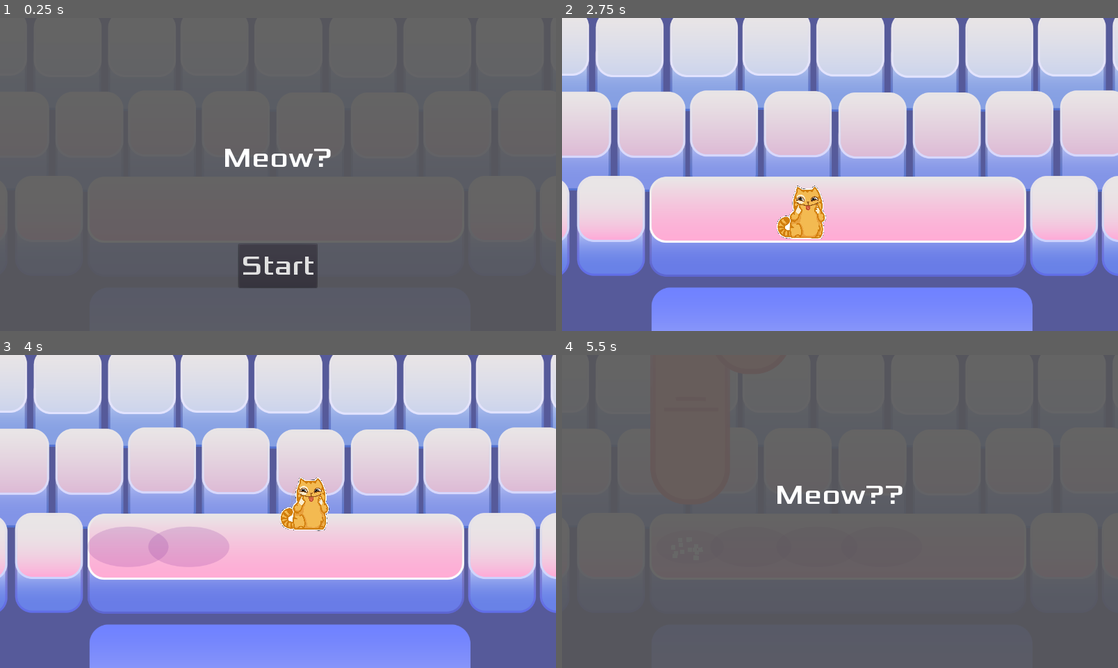
Above: before the commit, frames 1-4 (two rows, left to right).
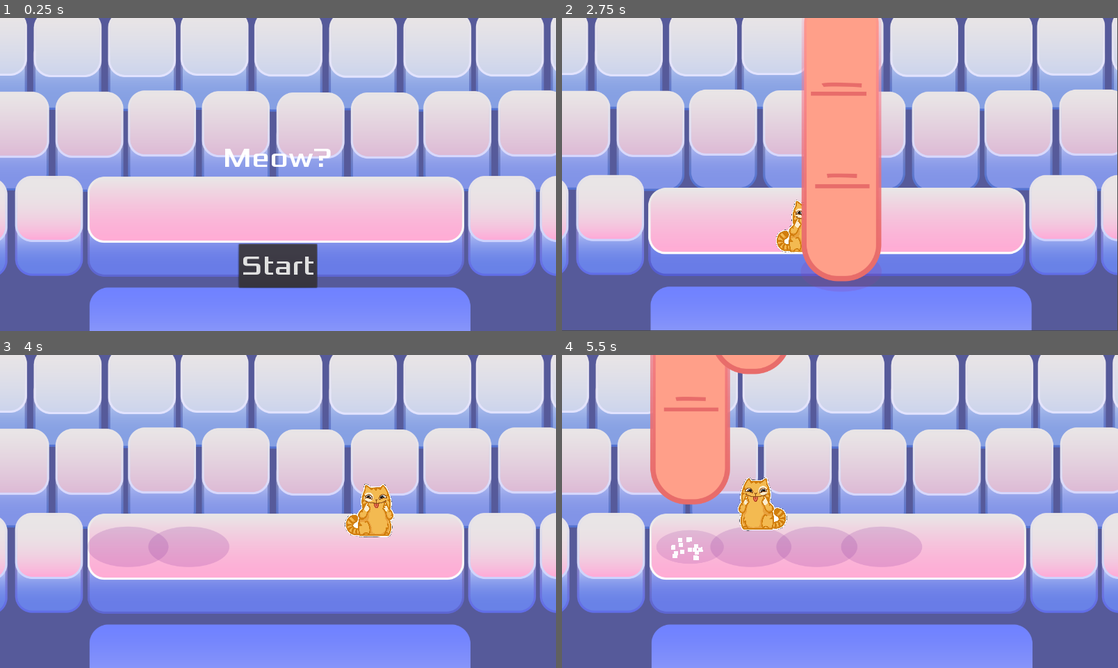
Above: after the commit, the same moments.

Repository: gameraccoon/ludum-dare-54-v2
Game: Godot game, scene res://Main.tscn
Two runs of this game, one before a commit and one after it. Both use one fixed random seed, a clock stepped at 60 frames per second and the inputs below.
Inputs (mouse positions are in pixels of both pictures, inside the frame that each line leads up to):
- Up to frame 1 (0.25 s): no input
- Up to frame 2 (2.75 s): click "Start" at 0.5 s; tap Enter (start_game) at 1.25 s; move the mouse to (962, 158) at 1.27 s; hold Right (move_right) 1.28-2.03 s; hold Shift (Dash) 1.28-2.03 s; click (962, 158) at 1.42 s; tap Space (space, bound only after the commit) at 1.55, 2.1 s; move the mouse to (728, 190) at 2.02 s; hold Down (move_down) from 2.03 s (still down); tap Shift (Dash) at 2.3 s
- Up to frame 3 (4 s): move the mouse to (333, 442) at 2.77 s; release Down (move_down) at 2.78 s; hold Right (move_right) 2.78-3.53 s; hold Shift (Dash) 2.78-3.53 s; tap Space (space, bound only after the commit) at 3.05 s; move the mouse to (250, 574) at 3.52 s; hold Up (move_up) from 3.53 s (still down); tap Enter (start_game) at 3.6 s; click (250, 574) at 3.67 s; tap Shift (Dash) at 3.8 s
- Up to frame 4 (5.5 s): move the mouse to (1006, 558) at 4.27 s; release Up (move_up) at 4.28 s; hold Space (space, bound only after the commit) 4.28-5.03 s; hold Left (move_left) from 4.28 s (still down); move the mouse to (673, 464) at 5.02 s; tap Shift (Dash) at 5.1 s

The runs differ from the first frame. In frame 1, 98% of the frame differs, in the area x 0-100%, y 0-100%; in frame 2, 21%; in frame 3, 2.1%; in frame 4, 100%.

Commit message:
Space is being visually pressed

Diff:
--- a/Main.gd
+++ b/Main.gd
@@ -204,6 +204,17 @@
 		else:
 			# game over?
 			pass
+
+	var is_pressed = is_space_pressed()
+	var was_pressed = Globals.is_space_pressed
+	if is_pressed and !was_pressed:
+		$Background/Node2D/SpacePressed.visible = true
+		$Background/Node2D/SpaceReleased.visible = false
+	elif !is_pressed and was_pressed:
+		$Background/Node2D/SpacePressed.visible = false
+		$Background/Node2D/SpaceReleased.visible = true
+	Globals.is_space_pressed = is_pressed
+
 
 
 
@@ -227,3 +238,15 @@
 				debug_recorded_action_times.append(pattern_time)
 				debug_recorded_action_positions.append(event.position)
 				$FingerSpawner.strike_finger_at(event.position)
+
+
+func is_space_pressed():
+	if Input.is_action_pressed("space"):
+		return true
+
+	for i in range(0, $YSort.get_child_count()):
+		var child = $YSort.get_child(i)
+		if child is Finger:
+			if child.state == Finger.FingerState.Stay:
+				return true
+	return false
--- a/Main.tscn
+++ b/Main.tscn
@@ -27,6 +27,7 @@
 
 [node name="SpacePressed" type="Sprite" parent="Background/Node2D"]
 visible = false
+position = Vector2( 0, 14 )
 texture = ExtResource( 9 )
 
 [node name="MovementLimits" type="ReferenceRect" parent="."]
@@ -46,6 +47,7 @@
 [node name="Player" parent="YSort" instance=ExtResource( 3 )]
 
 [node name="ColorRect" type="ColorRect" parent="."]
+visible = false
 anchor_right = 1.0
 anchor_bottom = 1.0
 color = Color( 0.337255, 0.337255, 0.337255, 0.898039 )
--- a/Player.gd
+++ b/Player.gd
@@ -22,7 +22,7 @@
 func _ready():
 	hide()
 	# we need to start with emitting the particle, to avoid lag on first dash
-	$DashTrail.emitting = true
+	$Visuals/DashTrail.emitting = true
 	dash_cooldown_left = 0.0
 	dash_time_left = 0.0
 
@@ -32,7 +32,9 @@
 		first_frames_count += 1
 		if first_frames_count == frames_to_precache_particles:
 			# we're done with precaching, stop the particles
-			$DashTrail.emitting = false
+			$Visuals/DashTrail.emitting = false
+
+	$Visuals.position.y = 34 if Globals.is_space_pressed else 0
 
 	var velocity = Vector2.ZERO # The player's movement vector.
 
@@ -51,7 +53,7 @@
 
 	# are we stopping dash this frame
 	if dash_time_left > 0.0 and dash_time_left - delta <= 0.0:
-		$DashTrail.emitting = false
+		$Visuals/DashTrail.emitting = false
 
 	var speed = base_speed
 
@@ -64,7 +66,7 @@
 
 	if (Input.is_action_pressed("Dash") and dash_cooldown_left == 0.0) and velocity != Vector2(0.0, 0.0):
 		# start dash
-		$DashTrail.emitting = true
+		$Visuals/DashTrail.emitting = true
 		dash_cooldown_left = dash_cooldown_time
 		dash_time_left = dash_length
 		dash_start_velocity_vector = velocity
@@ -77,7 +79,7 @@
 	position.y = clamp(position.y, start_limit.y, end_limit.y)
 
 	if velocity.x != 0:
-		$Sprite.flip_h = velocity.x > 0
+		$Visuals/Sprite.flip_h = velocity.x > 0
 
 
 func start(pos):
--- a/Player.tscn
+++ b/Player.tscn
@@ -31,12 +31,14 @@
 "_edit_group_": true
 }
 
-[node name="Sprite" type="Sprite" parent="."]
+[node name="Visuals" type="Node2D" parent="."]
+
+[node name="Sprite" type="Sprite" parent="Visuals"]
 position = Vector2( 11, -52.2136 )
 scale = Vector2( 0.156, 0.156 )
 texture = ExtResource( 6 )
 
-[node name="DashTrail" type="Particles2D" parent="."]
+[node name="DashTrail" type="Particles2D" parent="Visuals"]
 position = Vector2( 11, -53 )
 z_index = -1
 amount = 20
--- a/fingers/Finger.tscn
+++ b/fingers/Finger.tscn
@@ -8,18 +8,20 @@
 [node name="Root" type="Node2D"]
 script = ExtResource( 2 )
 
-[node name="Shadow" parent="." instance=ExtResource( 3 )]
+[node name="Visuals" type="Node2D" parent="."]
+
+[node name="Shadow" parent="Visuals" instance=ExtResource( 3 )]
 position = Vector2( 5, -17 )
 scale = Vector2( 1, 1 )
 
-[node name="Finger" type="Node2D" parent="."]
+[node name="Finger" type="Node2D" parent="Visuals"]
 position = Vector2( 0, -1.90735e-06 )
 
-[node name="FingerSprite" type="Sprite" parent="Finger"]
+[node name="FingerSprite" type="Sprite" parent="Visuals/Finger"]
 position = Vector2( 5, -333 )
 texture = ExtResource( 4 )
 
-[node name="FingerSpriteVariant2" type="Sprite" parent="Finger"]
+[node name="FingerSpriteVariant2" type="Sprite" parent="Visuals/Finger"]
 position = Vector2( 5, -283 )
 texture = ExtResource( 1 )
 
--- a/project.godot
+++ b/project.godot
@@ -8,6 +8,16 @@
 
 config_version=4
 
+_global_script_classes=[ {
+"base": "Node2D",
+"class": "Finger",
+"language": "GDScript",
+"path": "res://scripts/Finger.gd"
+} ]
+_global_script_class_icons={
+"Finger": ""
+}
+
 [application]
 
 config/name="Space Cat"
@@ -17,7 +27,7 @@
 
 [autoload]
 
-Global="*res://scripts/Global.gd"
+Globals="*res://scripts/Globals.gd"
 
 [display]
 
@@ -68,7 +78,13 @@
 Dash={
 "deadzone": 0.5,
 "events": [ Object(InputEventKey,"resource_local_to_scene":false,"resource_name":"","device":0,"alt":false,"shift":false,"control":false,"meta":false,"command":false,"pressed":false,"scancode":0,"physical_scancode":16777237,"unicode":0,"echo":false,"script":null)
-, Object(InputEventKey,"resource_local_to_scene":false,"resource_name":"","device":0,"alt":false,"shift":false,"control":false,"meta":false,"command":false,"pressed":false,"scancode":0,"physical_scancode":32,"unicode":0,"echo":false,"script":null)
 , Object(InputEventJoypadButton,"resource_local_to_scene":false,"resource_name":"","device":-1,"button_index":0,"pressure":0.0,"pressed":false,"script":null)
+, Object(InputEventKey,"resource_local_to_scene":false,"resource_name":"","device":0,"alt":false,"shift":false,"control":false,"meta":false,"command":false,"pressed":false,"scancode":0,"physical_scancode":69,"unicode":0,"echo":false,"script":null)
+, Object(InputEventKey,"resource_local_to_scene":false,"resource_name":"","device":0,"alt":false,"shift":false,"control":false,"meta":false,"command":false,"pressed":false,"scancode":0,"physical_scancode":16777238,"unicode":0,"echo":false,"script":null)
  ]
 }
+space={
+"deadzone": 0.5,
+"events": [ Object(InputEventKey,"resource_local_to_scene":false,"resource_name":"","device":0,"alt":false,"shift":false,"control":false,"meta":false,"command":false,"pressed":false,"scancode":0,"physical_scancode":32,"unicode":0,"echo":false,"script":null)
+ ]
+}
--- a/scripts/Finger.gd
+++ b/scripts/Finger.gd
@@ -1,4 +1,6 @@
 extends Node2D
+
+class_name Finger
 
 enum FingerState {
 	None,
@@ -36,8 +38,8 @@
 	$StaticBody2D/Collision.disabled = true
 
 	var variant = 1 if position.y < 400 else 0
-	$Finger/FingerSprite.visible = variant == 0
-	$Finger/FingerSpriteVariant2.visible = variant == 1
+	$Visuals/Finger/FingerSprite.visible = variant == 0
+	$Visuals/Finger/FingerSpriteVariant2.visible = variant == 1
 
 func start_state(new_state):
 	state = new_state
@@ -77,6 +79,7 @@
 		if action_is_completed():
 			start_state(FingerState.None)
 			queue_free()
+	$Visuals.position.y = 34 if Globals.is_space_pressed else 0
 
 func get_action_factor() -> float:
 	return min(action_timer / action_time, 1.0)
@@ -85,7 +88,7 @@
 	return action_timer > action_time
 
 func _update_finger_weigth(weigth: float):
-	$Finger.position.y = lerp(figer_from, finger_to, weigth)
+	$Visuals/Finger.position.y = lerp(figer_from, finger_to, weigth)
 
 func _update_shadow_weigth(weigth: float):
-	$Shadow.set_weigth(weigth)
+	$Visuals/Shadow.set_weigth(weigth)
--- /dev/null
+++ b/scripts/Globals.gd
@@ -0,0 +1,3 @@
+extends Node
+
+var is_space_pressed = false
